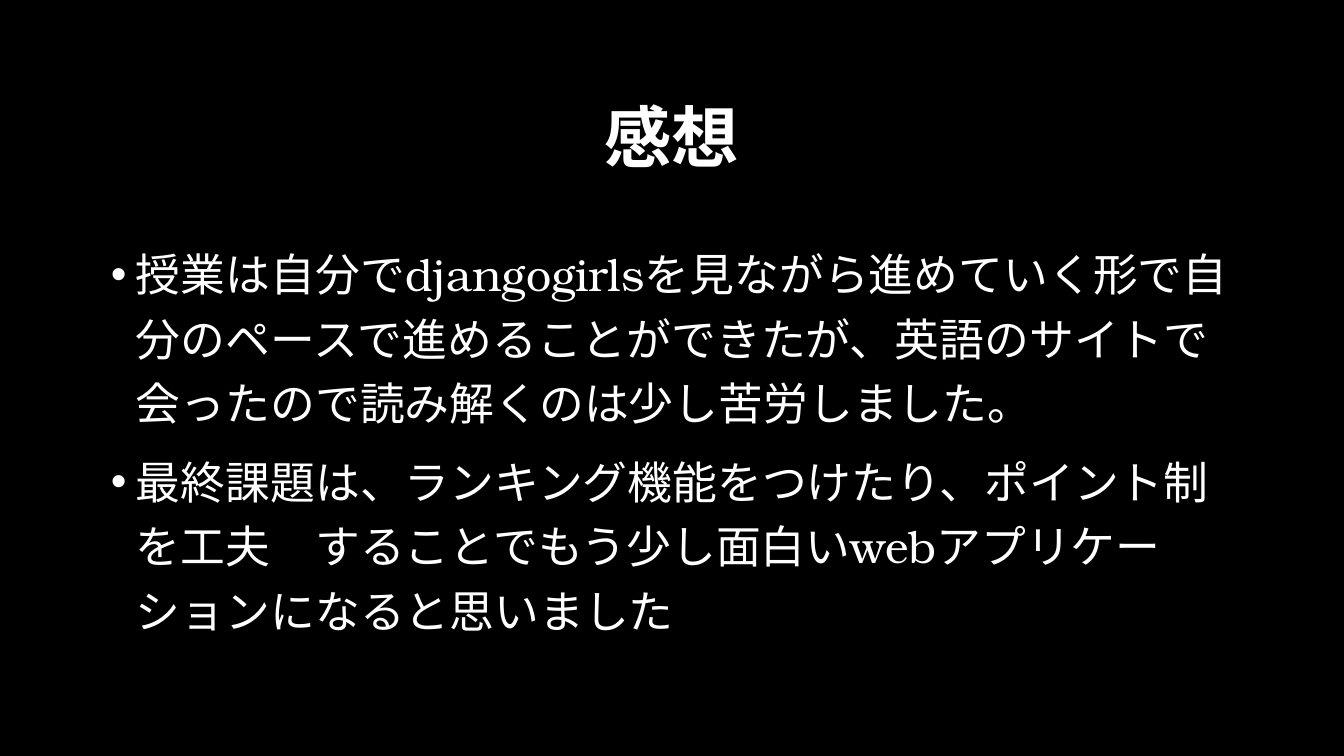
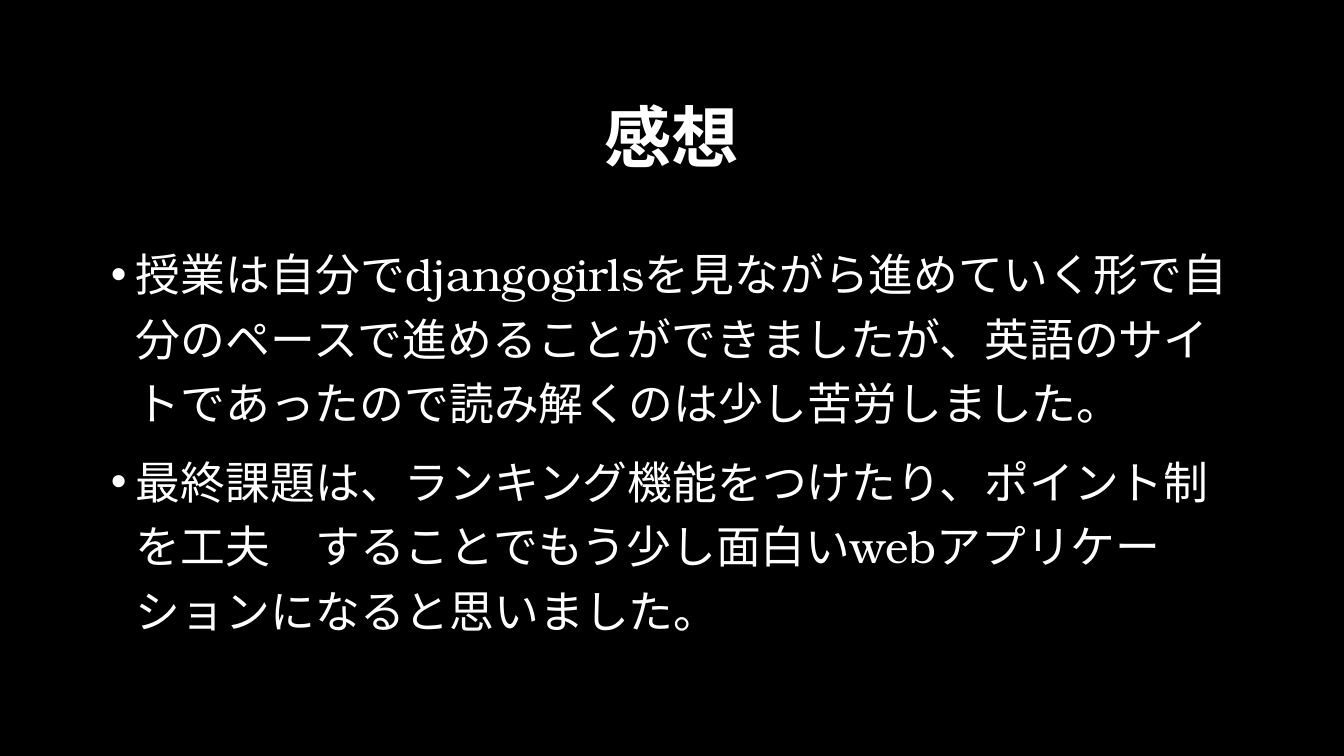
Before and after one commit to a5816014/myapp, a slide deck: slide 8 of janken/janken.pptx. Drawn at 1344x756 pixels with LibreOffice and Linux fonts; fonts in the diff are those of the drawing; background and template pictures are left out. Boxes give left, top, right and bottom in pixels: in the first picture for what was removed or moved away, otherwise in the second. Text is boxed around its words. In the diff, an @@ line names an element or a change of style, - is before the commit and + after.

```diff
--- a/janken/janken.pptx
+++ b/janken/janken.pptx
@@ text at (136, 253, 1227, 631): text changed @@
-• 授業は自分でdjangogirlsを見ながら進めていく形で自分のペースで進めることができたが、英語のサイトで会ったので読み解くのは少し苦労しました。
-• 最終課題は、ランキング機能をつけたり、ポイント制を工夫 することでもう少し面白いwebアプリケーションになると思いました
+• 授業は自分でdjangogirlsを見ながら進めていく形で自分のペースで進めることができましたが、英語のサイトであったので読み解くのは少し苦労しました。
+• 最終課題は、ランキング機能をつけたり、ポイント制を工夫 することでもう少し面白いwebアプリケーションになると思いました。
```
Also in this commit, not shown: 1 other slide changed, 1 other file.
